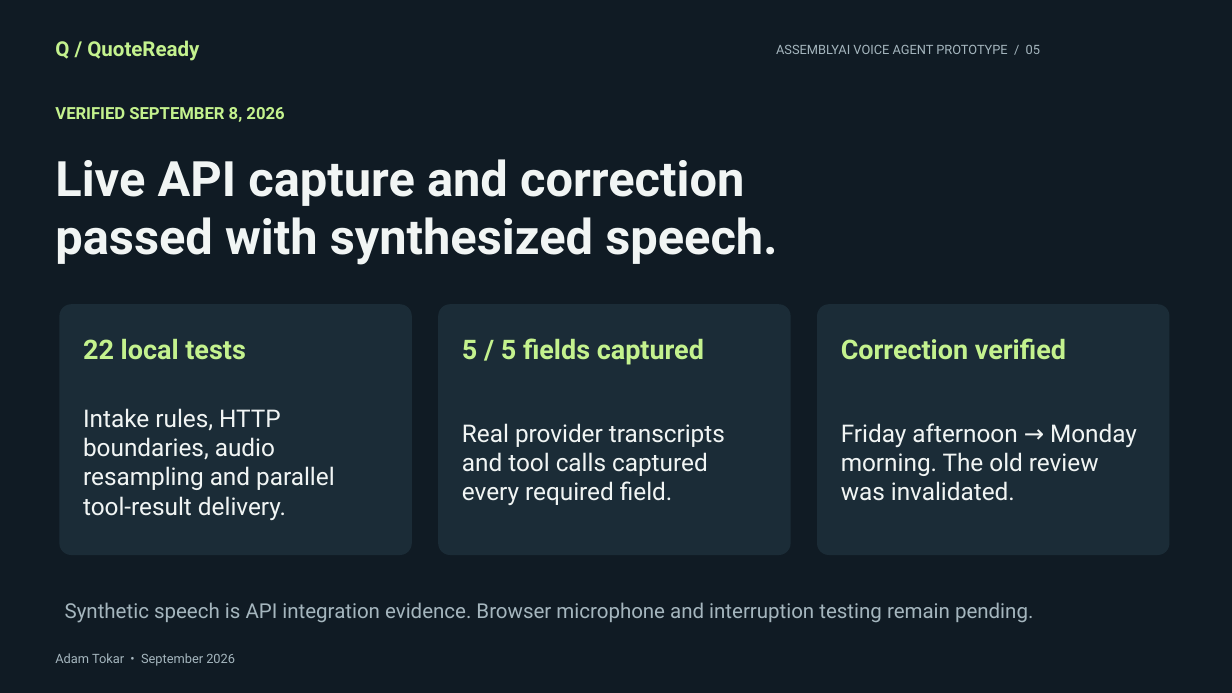
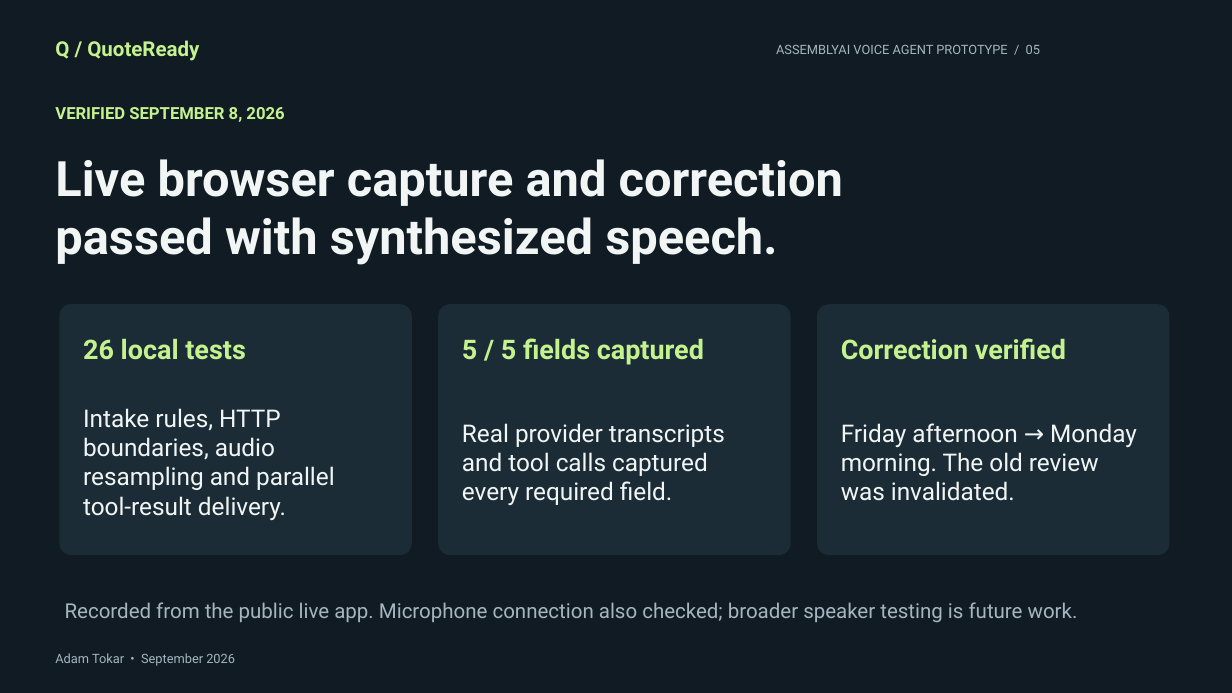
Before and after one commit to apexweb-adam/quote-ready, a slide deck: slide 5 of presentation/QuoteReady.pptx. Drawn at 1232x693 pixels with LibreOffice and Linux fonts; fonts in the diff are those of the drawing. Boxes give left, top, right and bottom in pixels: in the first picture for what was removed or moved away, otherwise in the second. Text is boxed around its words. In the diff, an @@ line names an element or a change of style, - is before the commit and + after.

Commit message:
Publish protected live voice demo and captioned recording

```diff
--- a/presentation/QuoteReady.pptx
+++ b/presentation/QuoteReady.pptx
@@ text at <box>55,159,843,206</box>: text changed @@
-Live API capture and correction
+Live browser capture and correction
@@ text at <box>83,338,245,360</box>: text changed @@
-22 local tests
+26 local tests
@@ text at <box>65,602,1078,622</box>: text changed @@
-Synthetic speech is API integration evidence. Browser microphone and interruption testing remain pending.
+Recorded from the public live app. Microphone connection also checked; broader speaker testing is future work.
```
Also in this commit, not shown: 2 other slides changed, 31 other files.
